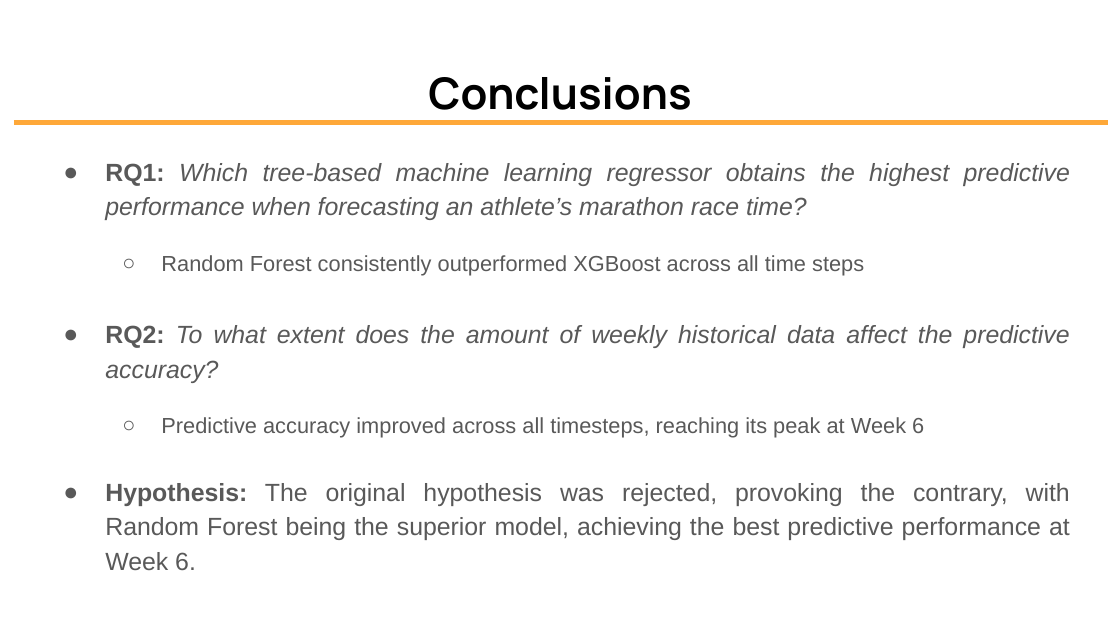
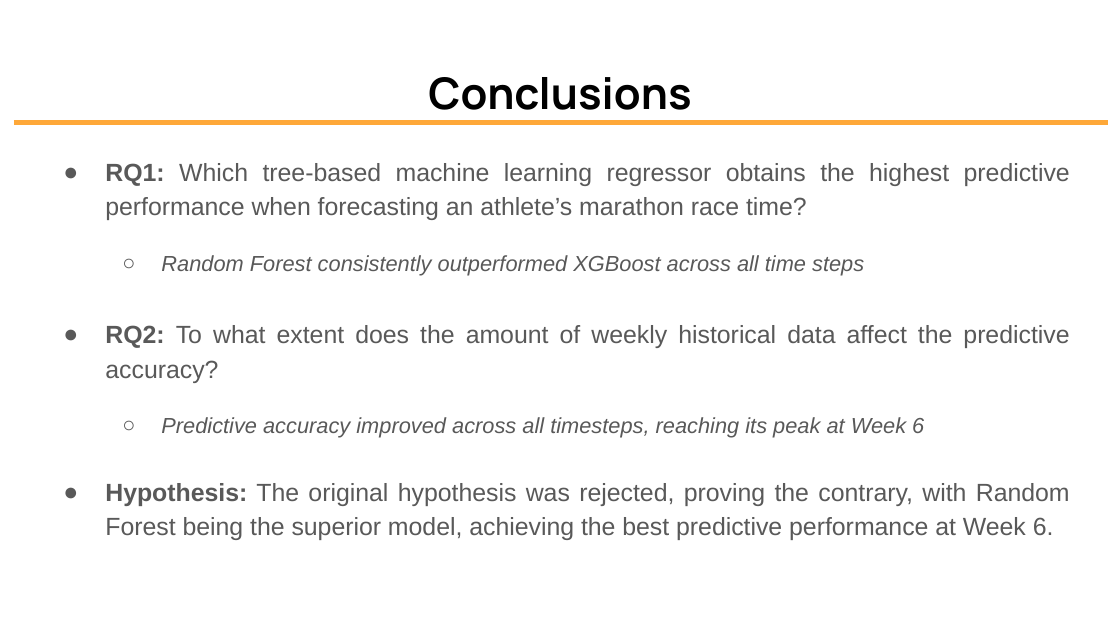
Before and after one commit to miguelabela03/RD2_SWD63A_MiguelAbela, a slide deck: slide 8 of doc/milestone_03/MiguelAbela_SWD63A_RD2_VIVA.pptx (slide 7 before the commit). Drawn at 1120x630 pixels with LibreOffice and Linux fonts; fonts in the diff are those of the drawing. Boxes give left, top, right and bottom in pixels: in the first picture for what was removed or moved away, otherwise in the second. Text is boxed around its words. In the diff, an @@ line names an element or a change of style, - is before the commit and + after.

```diff
--- a/doc/milestone_03/MiguelAbela_SWD63A_RD2_VIVA.pptx
+++ b/doc/milestone_03/MiguelAbela_SWD63A_RD2_VIVA.pptx
@@ text at bbox=[105, 163, 1070, 438]: italic off in "Which tree-based machine learning regressor obtains the ...", "To what extent does the amount of ..."; italic on in "Random Forest consistently outperformed XGBoost across all ...", "Predictive accuracy improved across all timesteps, reaching ..." @@
@@ text at bbox=[105, 483, 1070, 540]: text changed @@
-● Hypothesis: The original hypothesis was rejected, provoking the contrary, with Random Forest being the superior model, achieving the best predictive performance at Week 6.
+● Hypothesis: The original hypothesis was rejected, proving the contrary, with Random Forest being the superior model, achieving the best predictive performance at Week 6.
```
Also in this commit, not shown: 5 other slides changed, 1 slide added, 2 other files.
